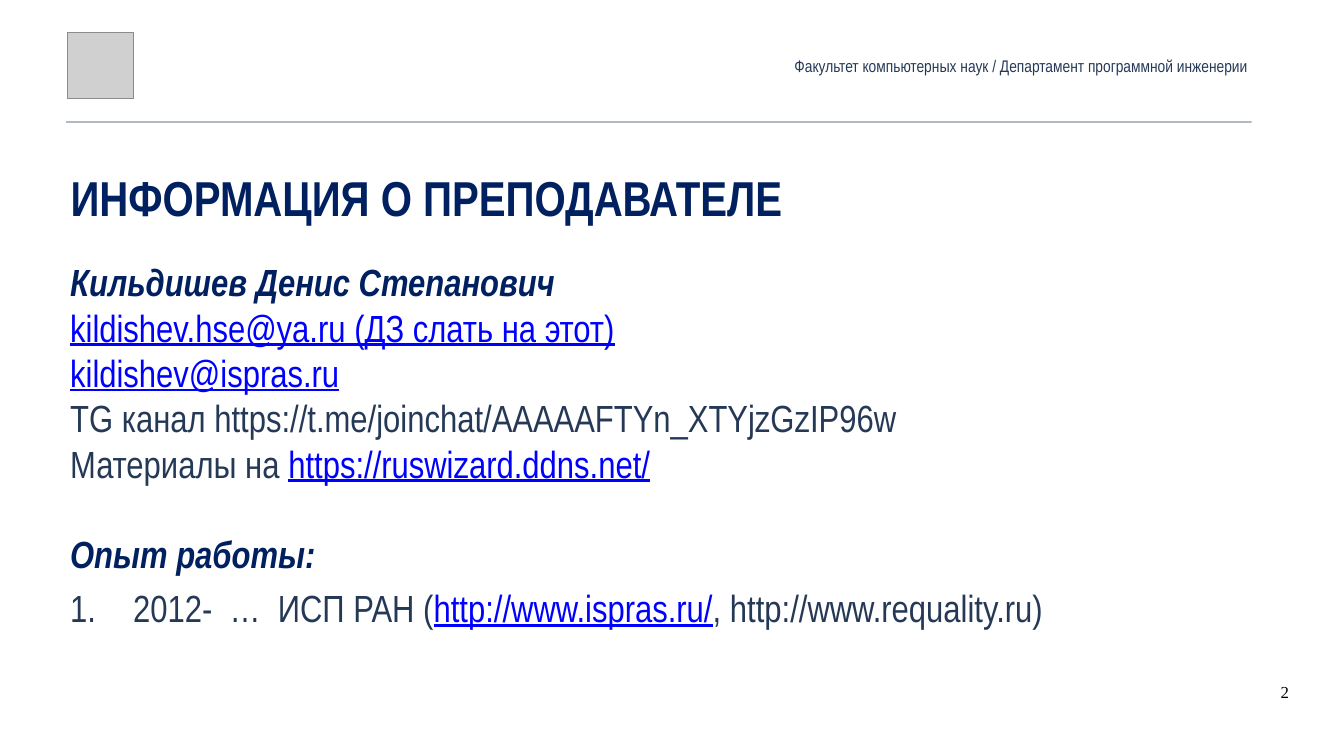
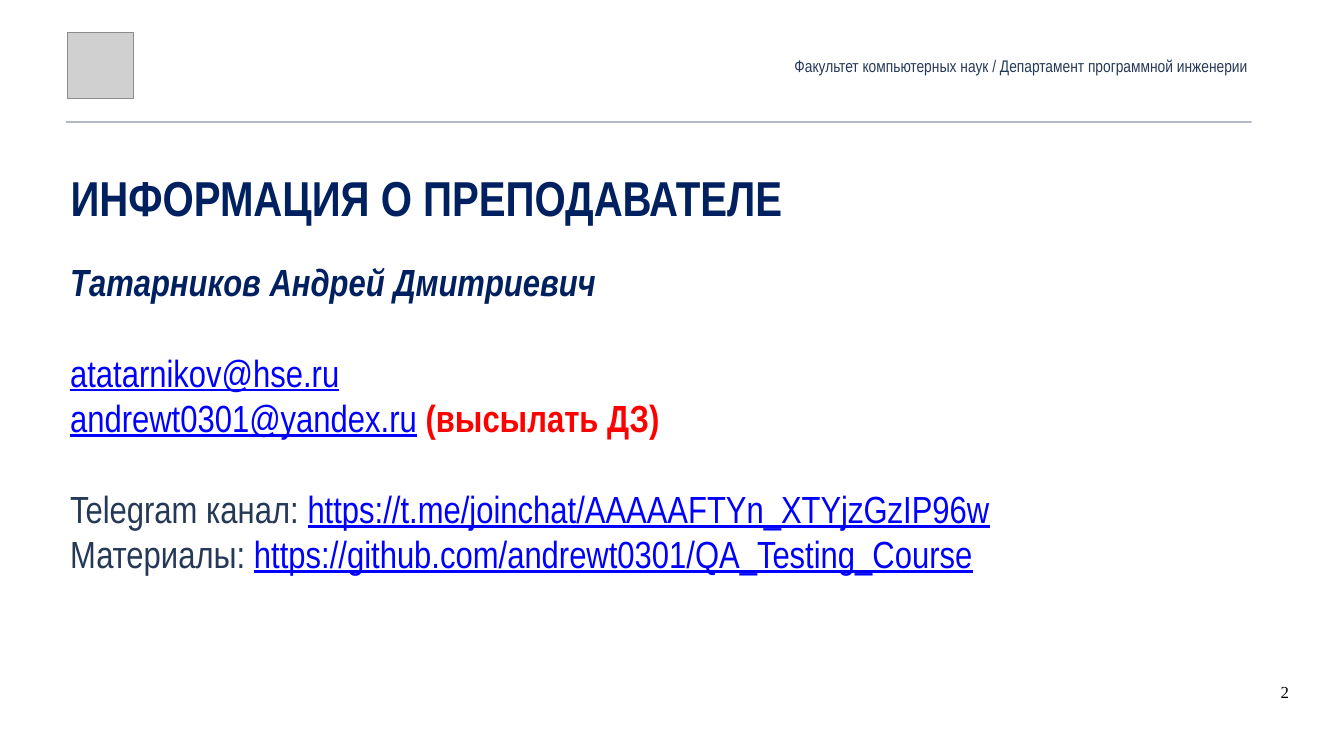
Before and after one commit to andrewt0301/qa-testing-course, a slide deck: slide 2 of seminars/seminar01/Seminar01-slides.pptx. Drawn at 1344x756 pixels with LibreOffice and Linux fonts; fonts in the diff are those of the drawing; grey boxes stand for pictures. Boxes give left, top, right and bottom in pixels: in the first picture for what was removed or moved away, otherwise in the second. Text is boxed around its words. In the diff, an @@ line names an element or a change of style, - is before the commit and + after.

```diff
--- a/seminars/seminar01/Seminar01-slides.pptx
+++ b/seminars/seminar01/Seminar01-slides.pptx
@@ text at box(70, 268, 990, 576): text changed @@
-Кильдишев Денис Степанович
-kildishev.hse@ya.ru (ДЗ слать на этот)
-kildishev@ispras.ru
-TG канал https://t.me/joinchat/AAAAAFTYn_XTYjzGzIP96w
-Материалы на https://ruswizard.ddns.net/
-Опыт работы:
-1. 2012- … ИСП РАН (http://www.ispras.ru/, http://www.requality.ru)
+Татарников Андрей Дмитриевич
+atatarnikov@hse.ru
+andrewt0301@yandex.ru (высылать ДЗ)
+Telegram канал: https://t.me/joinchat/AAAAAFTYn_XTYjzGzIP96w
+Материалы: https://github.com/andrewt0301/QA_Testing_Course
```
Also in this commit, not shown: 3 other slides changed, 1 slide added, 2 other files.
